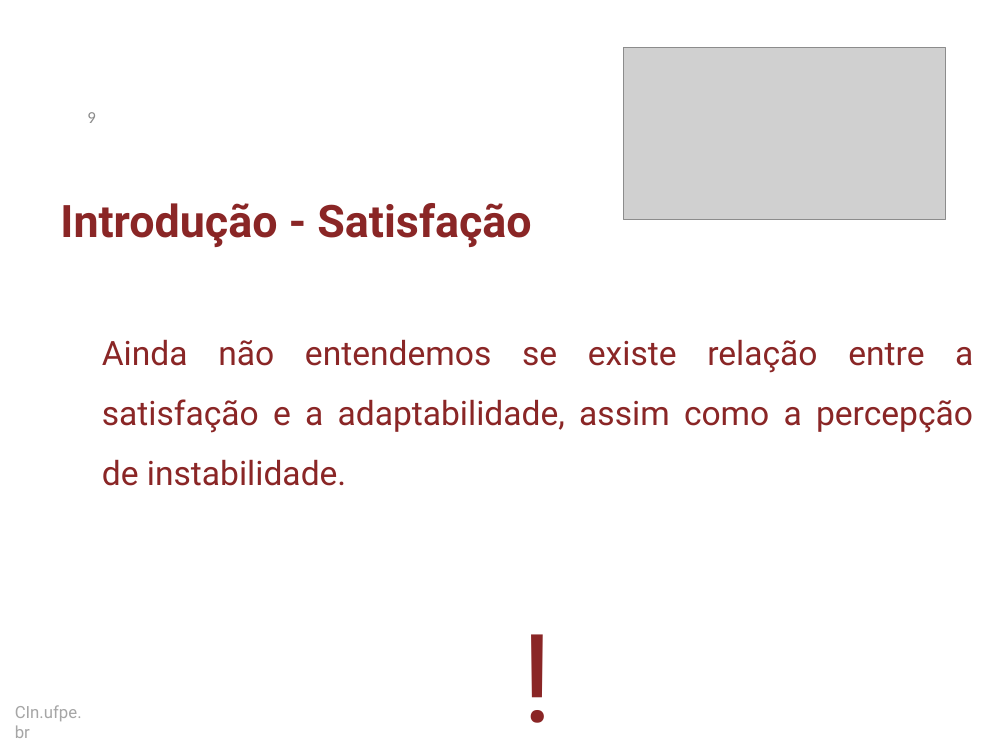
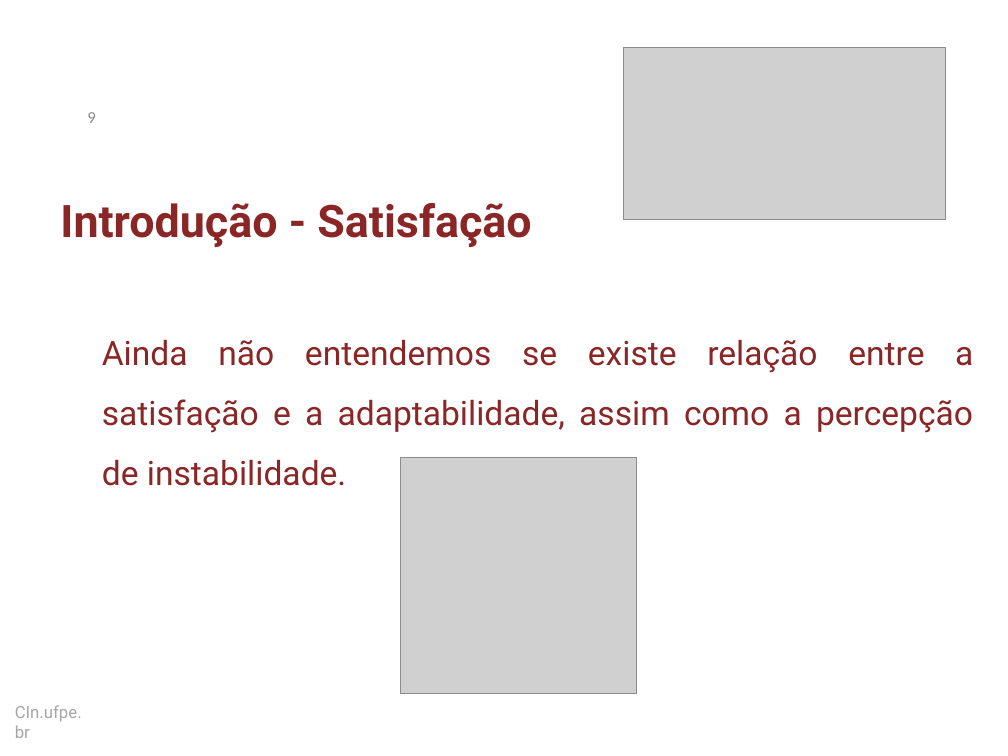
Before and after one commit to dan1lo/doutoradoR, a slide deck: slide 9 of apresentacao doutorado simplificado.pptx. Drawn at 1008x756 pixels with LibreOffice and Linux fonts; fonts in the diff are those of the drawing; grey boxes stand for pictures; background and template pictures are left out. Boxes give left, top, right and bottom in pixels: in the first picture for what was removed or moved away, otherwise in the second. Text is boxed around its words. In the diff, an @@ line names an element or a change of style, - is before the commit and + after.

```diff
--- a/apresentacao doutorado simplificado.pptx
+++ b/apresentacao doutorado simplificado.pptx
@@ text at box(102, 339, 973, 486): paragraph removed @@
-!
@@ picture added at box(401, 458, 637, 694) @@
```
Also in this commit, not shown: 6 other slides changed, 2 slides added, 5 slides removed, 1 other file.
